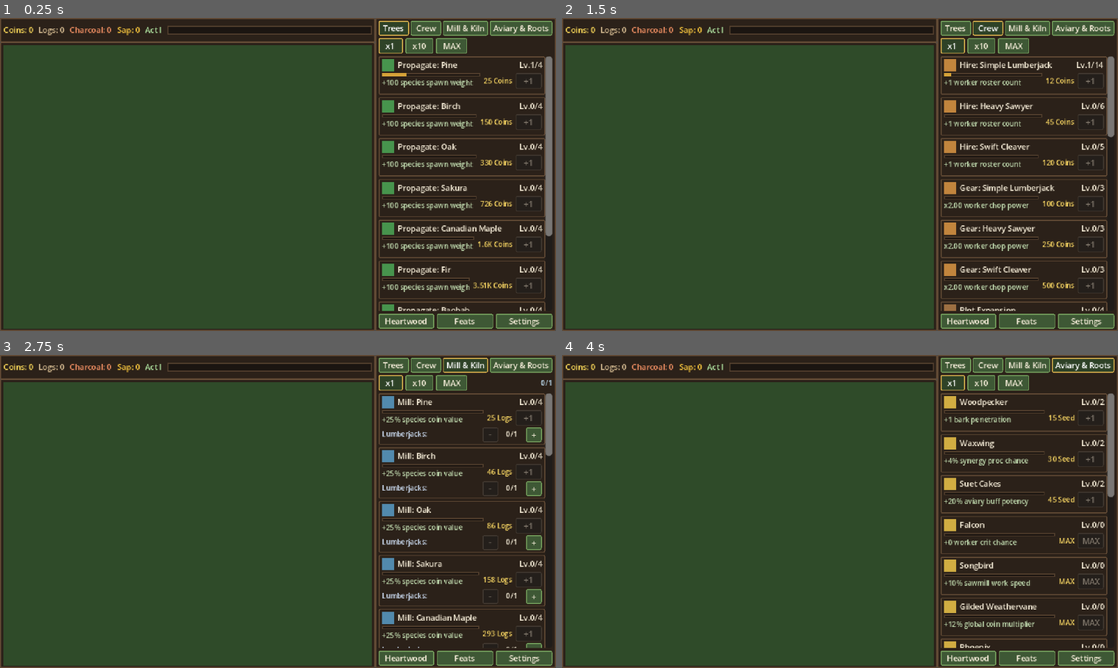
Above: before the commit, frames 1-4 (two rows, left to right).
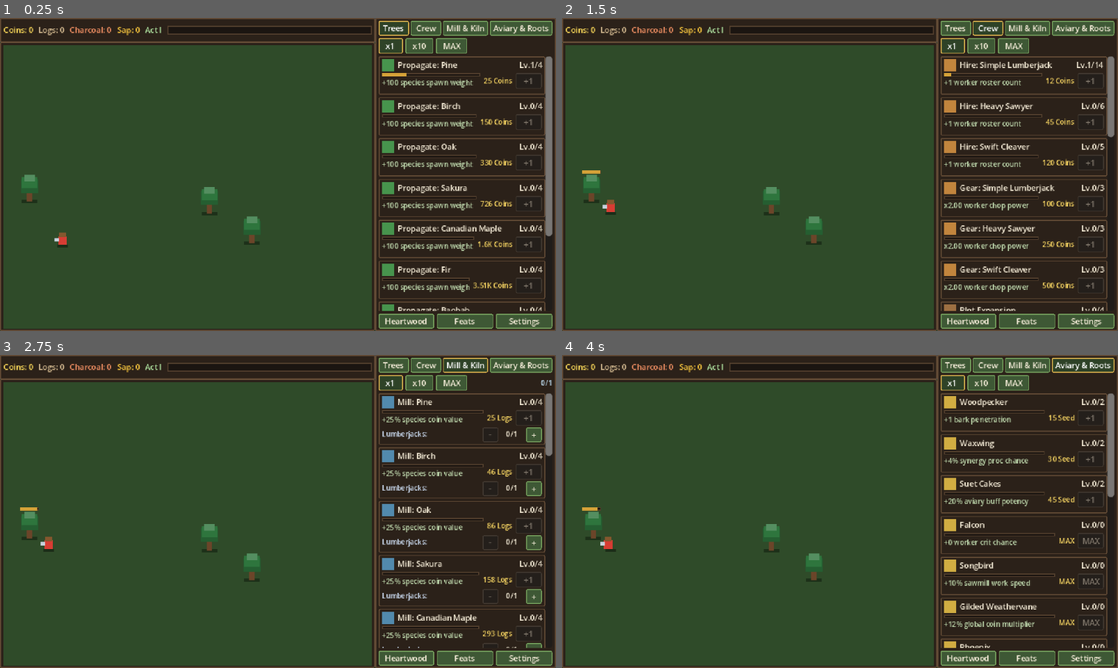
Above: after the commit, the same moments.

Repository: JS-Marinn/treecremental-game
Game: Godot game, scene res://src/boot/boot.tscn
Two runs of this game, one before a commit and one after it. Both use one fixed random seed, a clock stepped at 60 frames per second and the inputs below.
Inputs:
- Up to frame 1 (0.25 s): no input
- Up to frame 2 (1.5 s): click "Trees" at 0.5 s; click "Crew" at 1.25 s
- Up to frame 3 (2.75 s): click "Mill & Kiln" at 2 s
- Up to frame 4 (4 s): click "Aviary & Roots" at 2.75 s; click "x1" at 3.5 s

The runs differ from the first frame. In frame 1, 0.6% of the frame differs, in the area x 0-68%, y 7-100%; in frame 2, 0.6%; in frame 3, 0.6%; in frame 4, 0.6%.

Commit message:
test(world): implement Step 3.5 Milestone 3 verification gate and mount LoggingClearing into MainScreen
- Mount LoggingClearing (res://scenes/world/logging_clearing.tscn) into MainScreen %WorldRoot in src/boot/boot.gd and connect upgrade_purchased, worker_assigned, and synergy_triggered signals.

- Attach TileSetAtlasSource to TileSet before setting custom_data_layer 'can_spawn_tree' in ClearingTerrain._build_runtime_tileset().

- Expand tests/smoke/smoke_formulas.gd to 55 assertions verifying Poisson-disc minimum separation radius, 3-worker-type autonomous chopping, Bark Hardness mitigation vs Heavy Sawyer 100% penetration, and Sakura Cherry Petal Rain buff lifecycle (SMOKE RESULT: PASS, 0 failures, 0 warnings).

Diff:
--- a/src/boot/boot.gd
+++ b/src/boot/boot.gd
@@ -1,13 +1,16 @@
 extends Node
 ## Boot entry point (res://src/boot/boot.tscn).
-## Initializes LocaleResolver, instantiates the Right-Hand Docked MainScreen, and wires overlay modals.
+## Initializes LocaleResolver, instantiates the Right-Hand Docked MainScreen, mounts the
+## 3/4 LoggingClearing into %WorldRoot, and wires EventBus upgrade/worker/synergy signals.
 
 const MAIN_SCREEN_SCENE: PackedScene = preload("res://scenes/ui/main_screen.tscn")
+const LOGGING_CLEARING_SCENE: PackedScene = preload("res://scenes/world/logging_clearing.tscn")
 const MODAL_PRESTIGE_SCENE: PackedScene = preload("res://scenes/ui/modals/modal_prestige.tscn")
 const MODAL_ACHIEVEMENTS_SCENE: PackedScene = preload("res://scenes/ui/modals/modal_achievements.tscn")
 const MODAL_SETTINGS_SCENE: PackedScene = preload("res://scenes/ui/modals/modal_settings.tscn")
 
 var main_screen: MainScreen
+var logging_camp: LoggingCampModule
 
 
 func _ready() -> void:
@@ -15,6 +18,34 @@
 	main_screen = MAIN_SCREEN_SCENE.instantiate() as MainScreen
 	add_child(main_screen)
 	main_screen.modal_requested.connect(_on_modal_requested)
+
+	var world_root: Node2D = main_screen.get_world_root()
+	if world_root != null:
+		logging_camp = LOGGING_CLEARING_SCENE.instantiate() as LoggingCampModule
+		logging_camp.bind_wallet(main_screen.wallet)
+		world_root.add_child(logging_camp)
+
+	if is_instance_valid(EventBus):
+		EventBus.upgrade_purchased.connect(_on_upgrade_purchased)
+		EventBus.worker_assigned.connect(_on_worker_assigned)
+		EventBus.synergy_triggered.connect(_on_synergy_triggered)
+
+
+func _on_upgrade_purchased(_upgrade_id: StringName, _new_level: int) -> void:
+	if logging_camp != null and main_screen != null:
+		logging_camp.sync_workers_from_stat_aggregator(main_screen._get_total_sawmill_assigned())
+		logging_camp.fill_clearing_to_capacity()
+
+
+func _on_worker_assigned(_worker_id: StringName, _loop_id: StringName, _target_id: StringName, _assigned_count: int) -> void:
+	if logging_camp != null and main_screen != null:
+		logging_camp.sync_workers_from_stat_aggregator(main_screen._get_total_sawmill_assigned())
+
+
+func _on_synergy_triggered(_species_id: StringName, synergy_id: StringName, _duration_s: float) -> void:
+	if main_screen != null:
+		var key: String = "KEY_SYNERGY_%s_NAME" % String(synergy_id).to_upper()
+		main_screen.set_synergy_banner_text(tr(key))
 
 
 func _on_modal_requested(modal_id: StringName) -> void:
--- a/src/features/logging/clearing_terrain.gd
+++ b/src/features/logging/clearing_terrain.gd
@@ -90,6 +90,7 @@
 	var atlas := TileSetAtlasSource.new()
 	atlas.texture = tex
 	atlas.texture_region_size = Vector2i(TILE_SIZE_PX, TILE_SIZE_PX)
+	_tileset.add_source(atlas, 0)
 
 	for tx in range(4):
 		var coords := Vector2i(tx, 0)
@@ -97,8 +98,6 @@
 		var td: TileData = atlas.get_tile_data(coords, 0)
 		if td != null:
 			td.set_custom_data(CUSTOM_DATA_CAN_SPAWN, tx == 0 or tx == 1)
-
-	_tileset.add_source(atlas, 0)
 
 	if ground_base_layer != null:
 		ground_base_layer.tile_set = _tileset
--- a/src/features/logging/worker_agent.gd
+++ b/src/features/logging/worker_agent.gd
@@ -20,7 +20,6 @@
 var _swing_anim_timer: float = 0.0
 var _rng: RandomNumberGenerator = RandomNumberGenerator.new()
 
-@onready var _visual_root: Node2D = get_node_or_null("%VisualRoot") as Node2D
 @onready var _sprite_slot: Sprite2D = get_node_or_null("%SpriteSlot") as Sprite2D
 
 
--- a/tests/smoke/smoke_formulas.gd
+++ b/tests/smoke/smoke_formulas.gd
@@ -20,6 +20,7 @@
 	_test_expression()
 	_test_notation()
 	_test_milestone_2_ui()
+	_test_milestone_3_clearing()
 	print("SMOKE RESULT: %s (%d failures)" % ["PASS" if _fails == 0 else "FAIL", _fails])
 	get_tree().quit(_fails)
 
@@ -262,3 +263,73 @@
 	settings.queue_free()
 	main_screen.queue_free()
 	StatAggregator.clear_all()
+
+
+func _test_milestone_3_clearing() -> void:
+	StatAggregator.clear_all()
+	var prop_pine: UpgradeDefinitionData = Balance.upgrade(&"prop_pine")
+	var hire_simple: UpgradeDefinitionData = Balance.upgrade(&"hire_simple_lumberjack")
+	var hire_heavy: UpgradeDefinitionData = Balance.upgrade(&"hire_heavy_sawyer")
+	var hire_swift: UpgradeDefinitionData = Balance.upgrade(&"hire_swift_cleaver")
+	StatAggregator.register_upgrade(prop_pine, 2)
+	StatAggregator.register_upgrade(hire_simple, 2)
+	StatAggregator.register_upgrade(hire_heavy, 1)
+	StatAggregator.register_upgrade(hire_swift, 1)
+
+	var wallet := WalletModule.new()
+	var clearing_scene: PackedScene = load("res://scenes/world/logging_clearing.tscn") as PackedScene
+	var camp: LoggingCampModule = clearing_scene.instantiate() as LoggingCampModule
+	camp.bind_wallet(wallet)
+	add_child(camp)
+
+	_check("Milestone 3 Clearing spawns initial Pine trees (up to Q_pine=5)",
+		camp.get_living_tree_count(&"pine") == 5, str(camp.get_living_tree_count(&"pine")))
+
+	# Verify Poisson-disc minimum separation between all spawned trees
+	var min_sep_ok: bool = true
+	for i in range(camp._trees.size()):
+		for j in range(i + 1, camp._trees.size()):
+			var ta: TreeEntity = camp._trees[i]
+			var tb: TreeEntity = camp._trees[j]
+			var dist: float = ta.position.distance_to(tb.position)
+			if dist + 0.01 < (ta.clearance_radius + tb.clearance_radius):
+				min_sep_ok = false
+	_check("Poisson-disc random tree positions enforce minimum clearance radius", min_sep_ok)
+
+	_check("Clearing reconciles 2 Simple, 1 Heavy Sawyer, 1 Swift Cleaver",
+		camp.get_active_worker_count(&"simple_lumberjack") == 2
+		and camp.get_active_worker_count(&"heavy_sawyer") == 1
+		and camp.get_active_worker_count(&"swift_cleaver") == 1)
+
+	# Simulate 4 seconds of active chopping and verify coins are earned
+	for _step in range(40):
+		camp.tick(0.1)
+	_check("Autonomous workers chop trees and generate Coins in WalletModule",
+		wallet.get_balance(&"coins") > 0.0, str(wallet.get_balance(&"coins")))
+
+	# Verify Bark Hardness mitigation vs Heavy Sawyer 100% penetration on Giant Sequoia (bark_hardness=6)
+	var sequoia_data: SpeciesData = Balance.species(&"giant_sequoia")
+	var seq_tree := TreeEntity.new()
+	seq_tree.setup_tree(sequoia_data, 0)
+	var res_simple: Dictionary = seq_tree.apply_chop_damage(100.0, 0, false, &"simple_lumberjack", 1.0)
+	var res_heavy: Dictionary = seq_tree.apply_chop_damage(100.0, 999, true, &"heavy_sawyer", 1.0)
+	# simple_lumberjack mitigated by 0.80^6 = 0.262144; heavy_sawyer deals full 100.0
+	_check("Bark Hardness mitigates unpenetrated hits (26.21) while Heavy Sawyer deals 100% (100.0)",
+		absf(float(res_simple["damage_dealt"]) - 26.2144) < 0.01 and is_equal_approx(float(res_heavy["damage_dealt"]), 100.0),
+		"%f vs %f" % [float(res_simple["damage_dealt"]), float(res_heavy["damage_dealt"])])
+	seq_tree.free()
+
+	# Verify Sakura Cherry Petal Rain synergy applies +35% worker_move_speed and expires after duration
+	var sakura_data: SpeciesData = Balance.species(&"sakura")
+	var base_move: float = StatAggregator.query(&"worker_move_speed", &"simple_lumberjack", 1.0)
+	var proc_ok: bool = camp.synergy_controller.try_trigger_on_fell(sakura_data, 1.0, wallet, camp._trees, true)
+	var buffed_move: float = StatAggregator.query(&"worker_move_speed", &"simple_lumberjack", 1.0)
+	camp.synergy_controller.tick_synergies(10.0)
+	var expired_move: float = StatAggregator.query(&"worker_move_speed", &"simple_lumberjack", 1.0)
+	_check("Sakura Cherry Petal Rain buffs worker_move_speed (+35%) and expires cleanly",
+		proc_ok and is_equal_approx(base_move, 1.0) and is_equal_approx(buffed_move, 1.35) and is_equal_approx(expired_move, 1.0),
+		"%f -> %f -> %f" % [base_move, buffed_move, expired_move])
+
+	camp.queue_free()
+	wallet.free()
+	StatAggregator.clear_all()
